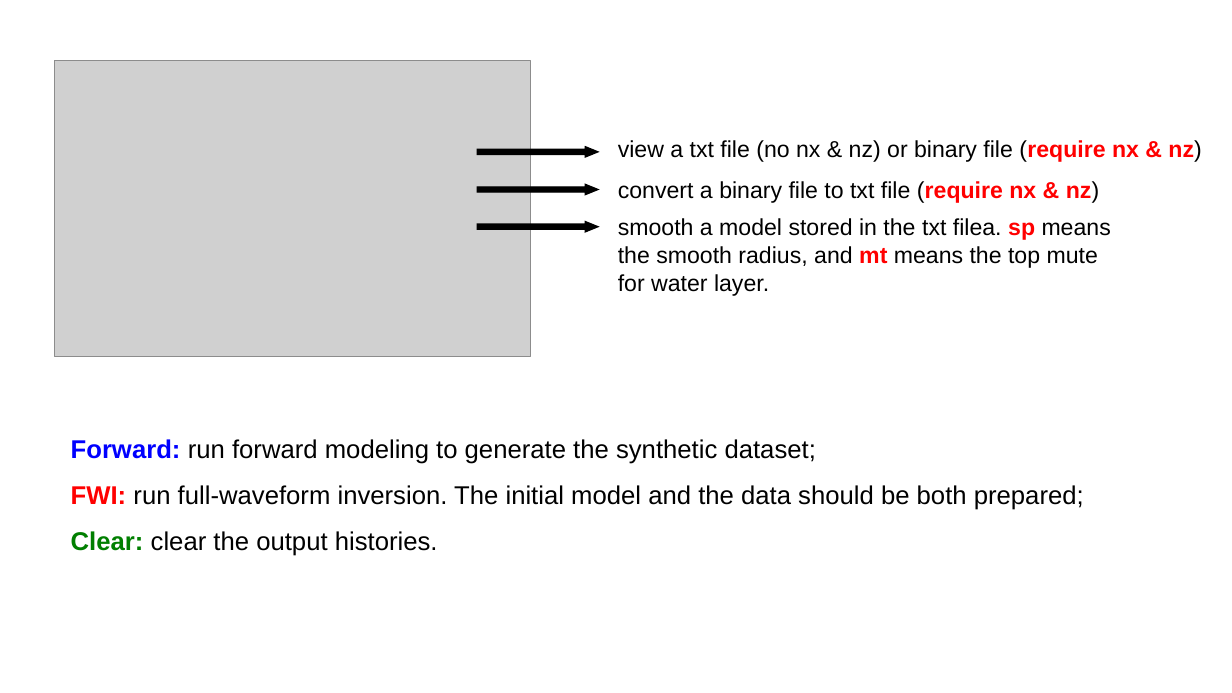
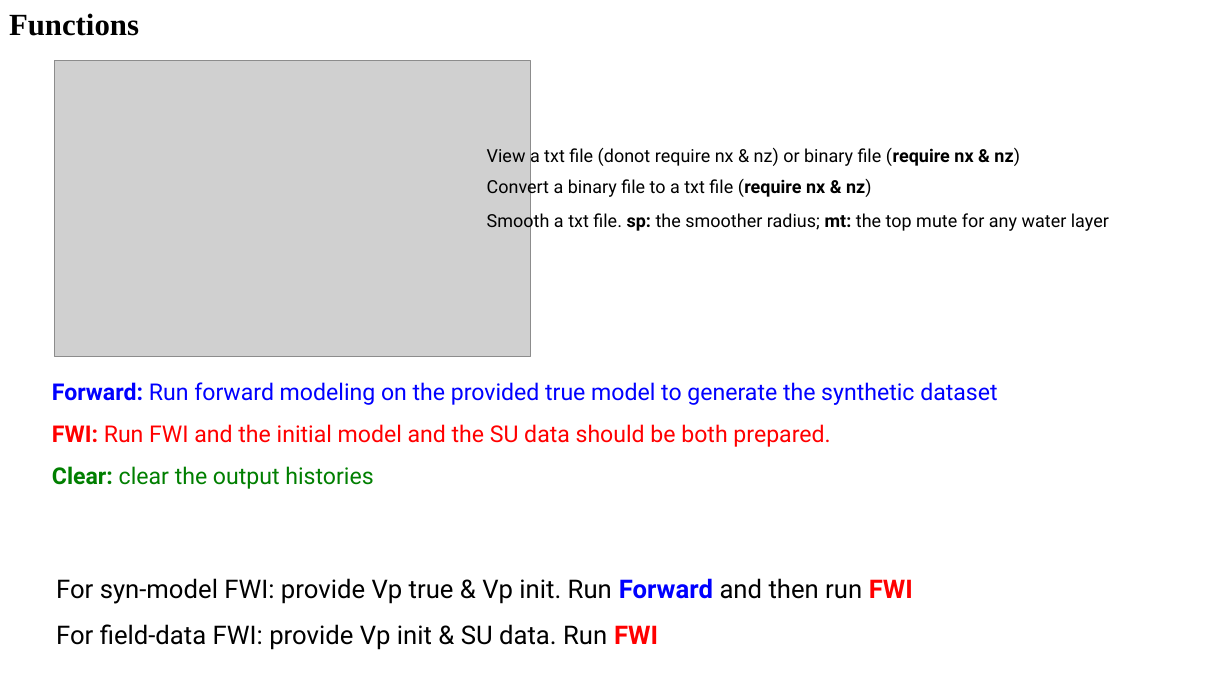
Before and after one commit to seisfwi/SWIT, a slide deck: slide 11 of doc/Introduction to SWIT.pptx (slide 6 before the commit). Drawn at 1232x693 pixels with LibreOffice and Linux fonts; fonts in the diff are those of the drawing; grey boxes stand for pictures. Boxes give left, top, right and bottom in pixels: in the first picture for what was removed or moved away, otherwise in the second. Text is boxed around its words. In the diff, an @@ line names an element or a change of style, - is before the commit and + after.

```diff
--- a/doc/Introduction to SWIT.pptx
+++ b/doc/Introduction to SWIT.pptx
@@ text added at bbox=[9, 13, 139, 36], 24 pt, text #000000, bold @@
+Functions
@@ right arrow removed at bbox=[478, 147, 599, 157] @@
@@ text at bbox=[487, 146, 1020, 168]: text changed; size 18 to 14 pt; font Arial to Roboto @@
-view a txt file (no nx & nz) or binary file (require nx & nz)
+View a txt file (donot require nx & nz) or binary file (require nx & nz)
@@ text at bbox=[487, 177, 872, 199]: text changed; size 18 to 14 pt; font Arial to Roboto @@
-convert a binary file to txt file (require nx & nz)
+Convert a binary file to a txt file (require nx & nz)
@@ right arrow removed at bbox=[478, 185, 599, 195] @@
@@ right arrow removed at bbox=[478, 222, 599, 232] @@
@@ text at bbox=[487, 210, 1109, 232]: text changed; size 18 to 14 pt; font Arial to Roboto @@
-smooth a model stored in the txt filea. sp means the smooth radius, and mt means the top mute for water layer.
+Smooth a txt file. sp: the smoother radius; mt: the top mute for any water layer
@@ text at bbox=[52, 382, 997, 489]: text changed; size 20 to 18 pt; font Arial to Roboto; text colour #000000 to #0000FF @@
-Forward: run forward modeling to generate the synthetic dataset;
-FWI: run full-waveform inversion. The initial model and the data should be both prepared;
-Clear: clear the output histories.
+Forward: Run forward modeling on the provided true model to generate the synthetic dataset
+FWI: Run FWI and the initial model and the SU data should be both prepared.
+Clear: clear the output histories
@@ text added at bbox=[56, 578, 913, 650], 20 pt, text #000000 @@
+For syn-model FWI: provide Vp true & Vp init. Run Forward and then run FWI
+For field-data FWI: provide Vp init & SU data. Run FWI
```
Also in this commit, not shown: 4 other slides changed, 6 slides added, 3 other files.
